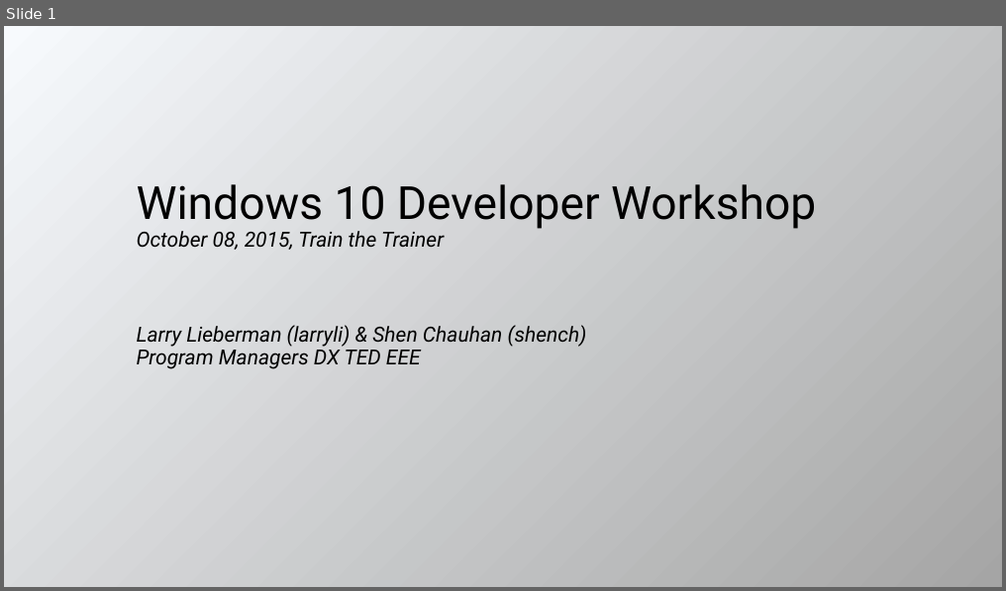
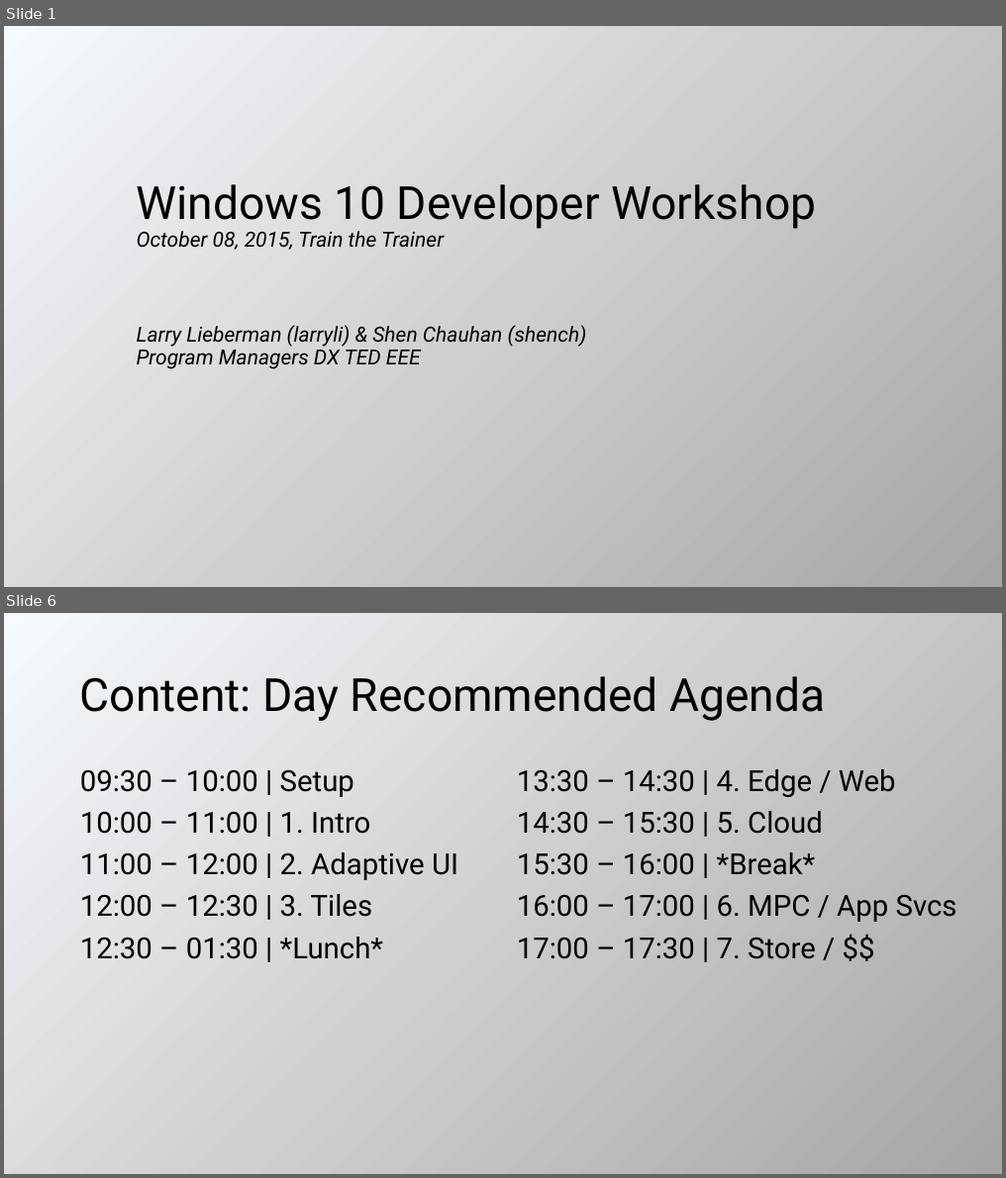
Before and after one commit to evangelism/WinDevWorkshop, a slide deck: 10.08.15.Train the Trainer.pptx. Shown one above the other, each under a label of ours: slide 1 before the commit, slides 1 and 6 after it; the slides between them are not shown. The pictures are 1006x591 and 1006x1178 pixels, drawn with LibreOffice and Linux fonts; fonts in the diff are those of the drawing. Boxes give left, top, right and bottom in pixels: in the first picture for what was removed or moved away, otherwise in the second. Text is boxed around its words. In the diff, an @@ line names an element or a change of style, - is before the commit and + after.

```diff
--- a/10.08.15.Train the Trainer.pptx
+++ b/10.08.15.Train the Trainer.pptx
@@ slide 6 added at [4,613,1002,1174], background gradient #F7FAFD to #A5A5A5 @@
@@ title added at [80,676,825,721], 44 pt, text #000000 @@
+Content: Day Recommended Agenda
@@ text added at [80,769,458,959], 28 pt, text #000000 @@
+09:30 – 10:00 | Setup
+10:00 – 11:00 | 1. Intro
+11:00 – 12:00 | 2. Adaptive UI
+12:00 – 12:30 | 3. Tiles
+12:30 – 01:30 | *Lunch*
@@ text added at [517,769,957,959], 28 pt, text #000000 @@
+13:30 – 14:30 | 4. Edge / Web
+14:30 – 15:30 | 5. Cloud
+15:30 – 16:00 | *Break*
+16:00 – 17:00 | 6. MPC / App Svcs
+17:00 – 17:30 | 7. Store / $$
```
Also in this commit, not shown: 4 slides changed, 8 other slides added.
